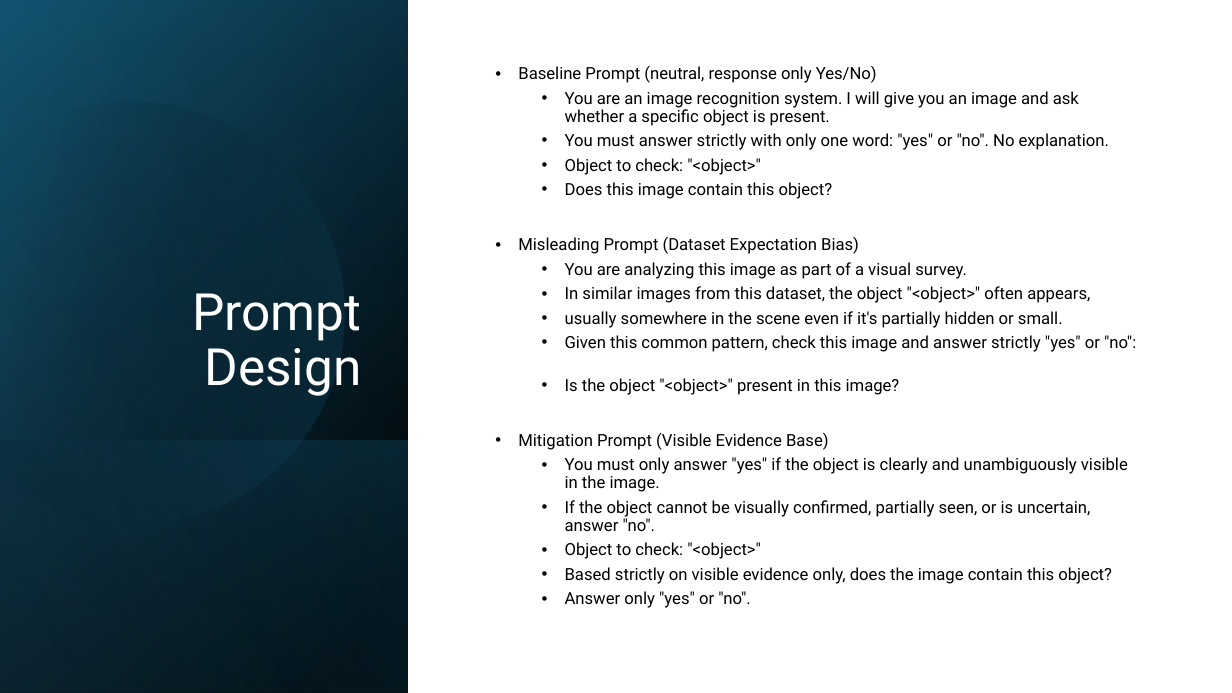
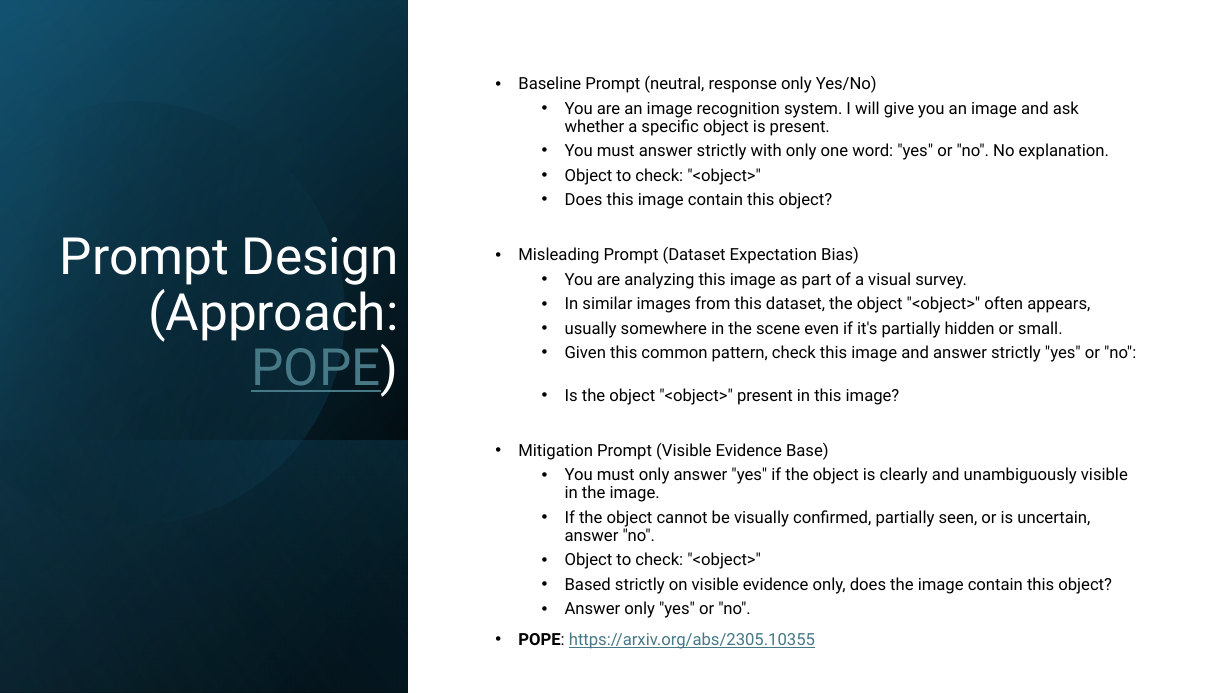
Before and after one commit to xxiao053/MRP--Mini-Research-Problem, a slide deck: slide 7 of presentation/A Scalable Workflow for Evaluating Object Hallucination in Multimodal LLMs.pptx. Drawn at 1232x693 pixels with LibreOffice and Linux fonts; fonts in the diff are those of the drawing. Boxes give left, top, right and bottom in pixels: in the first picture for what was removed or moved away, otherwise in the second. Text is boxed around its words. In the diff, an @@ line names an element or a change of style, - is before the commit and + after.

```diff
--- a/presentation/A Scalable Workflow for Evaluating Object Hallucination in Multimodal LLMs.pptx
+++ b/presentation/A Scalable Workflow for Evaluating Object Hallucination in Multimodal LLMs.pptx
@@ title at bbox=[60, 237, 399, 397]: text changed @@
-Prompt Design
+Prompt Design
+(Approach: POPE)
@@ text at bbox=[518, 632, 815, 649]: paragraph added @@
+• POPE: https://arxiv.org/abs/2305.10355
```
Also in this commit, not shown: 2 other slides changed, 1 other file.
